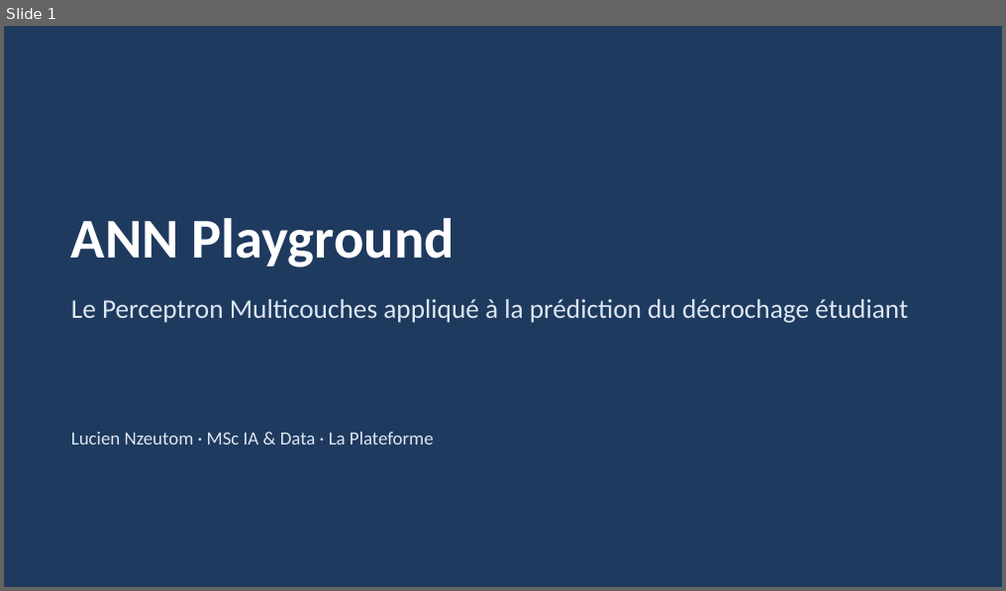
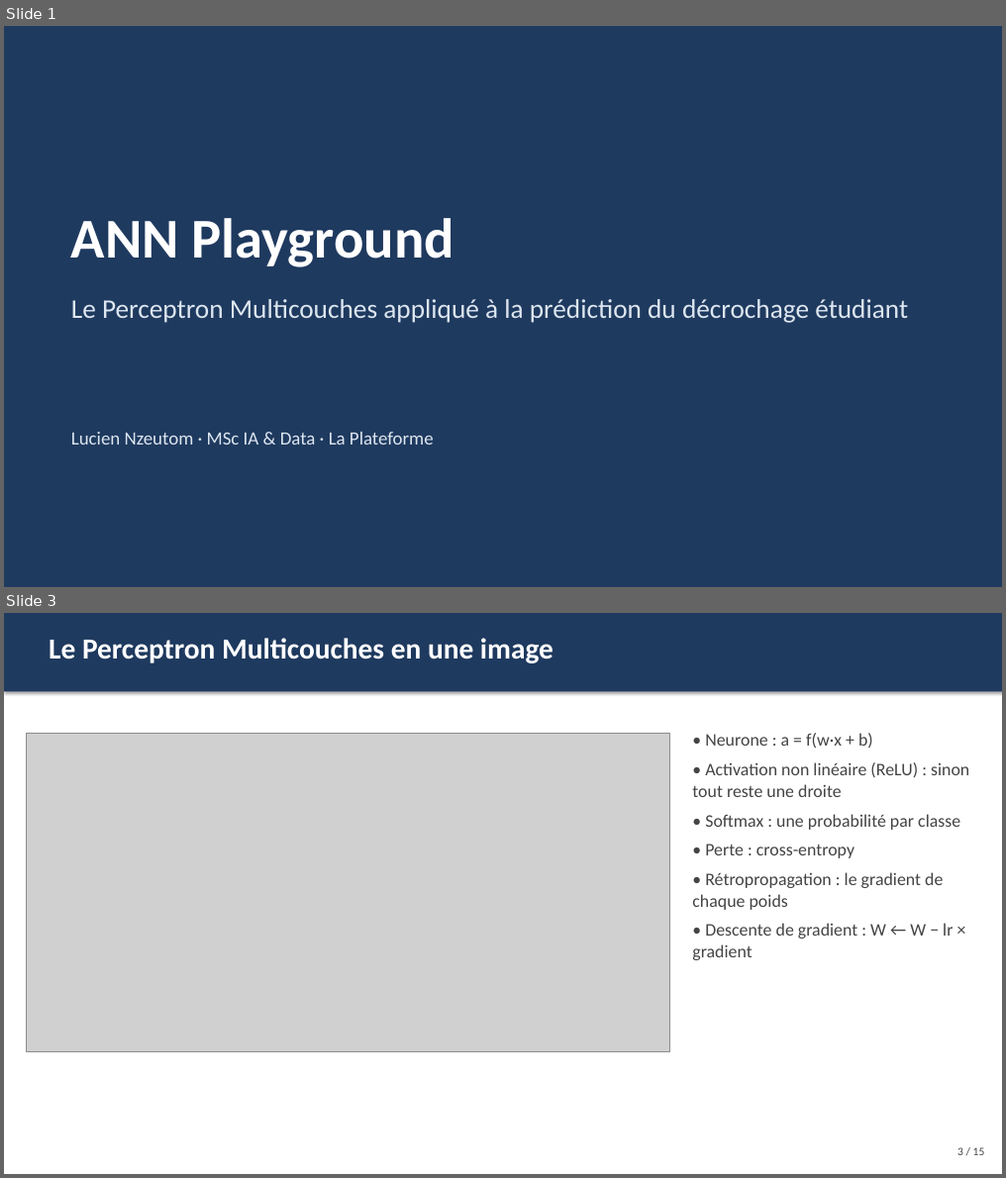
Before and after one commit to TheGoatLucien/ANN-playground, a slide deck: slides/ANN_playground_presentation.pptx. Shown one above the other, each under a label of ours: slide 1 before the commit, slides 1 and 3 after it; the slides between them are not shown. The pictures are 1006x591 and 1006x1178 pixels, drawn with LibreOffice and Linux fonts; fonts in the diff are those of the drawing; grey boxes stand for pictures. Boxes give left, top, right and bottom in pixels: in the first picture for what was removed or moved away, otherwise in the second. Text is boxed around its words. In the diff, an @@ line names an element or a change of style, - is before the commit and + after.

```diff
--- a/slides/ANN_playground_presentation.pptx
+++ b/slides/ANN_playground_presentation.pptx
@@ slide 3 added at (4, 613, 1002, 1174), background #FFFFFF @@
@@ rectangle added at (4, 613, 1002, 691), fill #1F3A5F @@
@@ text added at (49, 638, 553, 663), 28 pt, text #FFFFFF, bold @@
+Le Perceptron Multicouches en une image
@@ picture added at (27, 733, 670, 1052) @@
@@ text added at (692, 733, 969, 960), 17 pt, text #444444 @@
+• Neurone : a = f(w·x + b)
+• Activation non linéaire (ReLU) : sinon tout reste une droite
+• Softmax : une probabilité par classe
+• Perte : cross-entropy
+• Rétropropagation : le gradient de chaque poids
+• Descente de gradient : W ← W − lr × gradient
@@ text added at (957, 1148, 985, 1156), 11 pt, text #444444 @@
+3 / 15
```
Also in this commit, not shown: 11 slides changed, 2 other slides added, 4 slides removed.
